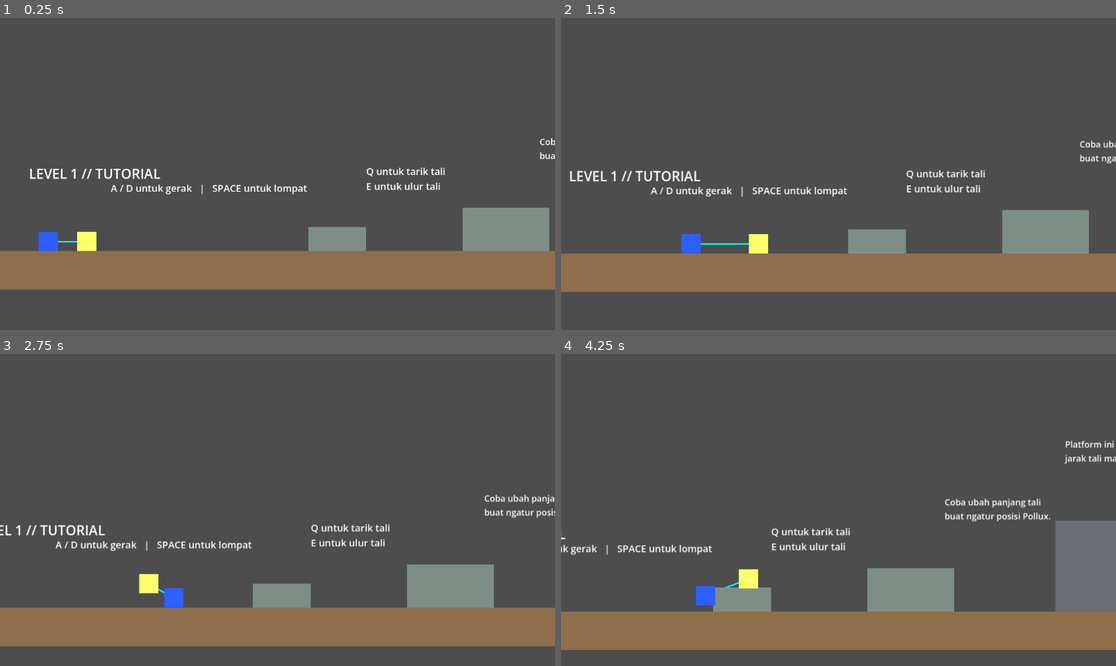
Above: before the commit, frames 1-4 (two rows, left to right).
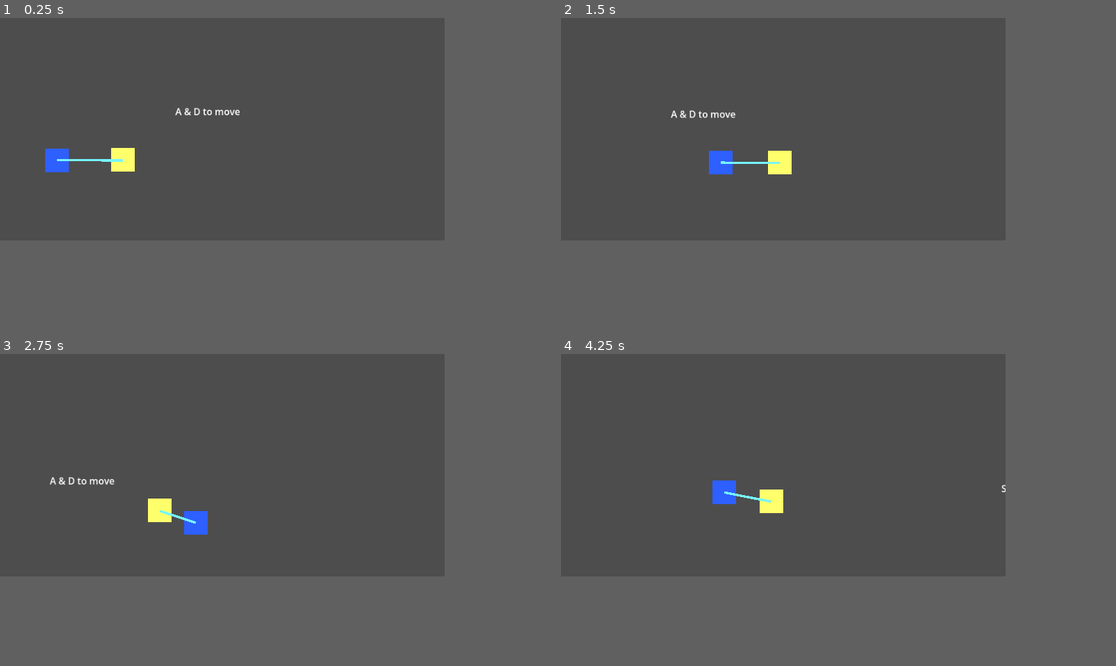
Above: after the commit, the same moments.

Repository: Bakwan-Company/Astro-Knot
Game: Godot game, scene res://levels/level_1_tutorial/Level1Tutorial.tscn
Two runs of this game, one before a commit and one after it. Both use one fixed random seed, a clock stepped at 60 frames per second and the inputs below.
Inputs:
- Up to frame 1 (0.25 s): no input
- Up to frame 2 (1.5 s): hold D (move_right) from 0.53 s (still down); tap Space (jump) at 0.6, 0.77, 1.07 s; tap F (interact) at 1.35 s
- Up to frame 3 (2.75 s): tap Space (jump) at 1.52, 1.55, 1.82, 2.3 s; release D (move_right) at 2.03 s; hold A (move_left) from 2.03 s (still down); hold Q (reel_in) from 2.03 s (still down)
- Up to frame 4 (4.25 s): release A (move_left) at 2.78 s; release Q (reel_in) at 2.78 s; hold D (move_right) from 2.78 s (still down); tap E (reel_out) at 2.85 s; tap Space (jump) at 3.02, 3.05, 3.32, 3.6, 3.77, 4.07 s
In our replay, the window is 799x449 before the commit and 640x320 after it. These sizes can differ from the game's own. Grey fills any space a smaller window leaves; there, only what the larger window draws over its background counts as a difference.

The runs differ from the first frame. In frame 1, 18% of the frame differs, in the area x 0-100%, y 28-88%; in frame 2, 18%; in frame 3, 18%; in frame 4, 21%, in the area x 0-100%, y 27-95%.

Commit message:
added tutorial level prototype

Diff:
--- a/entities/castor/castor.gd
+++ b/entities/castor/castor.gd
@@ -1,6 +1,7 @@
 extends CharacterBody2D
 
 @export var speed: float = 300.0 # Sedikit lebih cepat biar enak narik Pollux
+@export var air_speed: float = 300.0
 @export var jump_velocity: float = -400.0
 @export var air_friction: float = 0.5 # Gesekan udara biar ayunan gak abadi (tapi tipis banget)
 @export var terminal_velocity: float = 1000.0 # Biar gak nembus lantai kalau jatuh kecepetan
@@ -24,7 +25,8 @@
 	var direction = Input.get_axis("move_left", "move_right")
 
 	if direction:
-		velocity.x = direction * speed
+		var target_speed = speed if is_on_floor() else air_speed
+		velocity.x = direction * target_speed
 	else:
 		# --- PERBAIKAN AYUNAN DI SINI ---
 		if is_on_floor():
--- a/levels/level_1_tutorial/Level1Tutorial.tscn
+++ b/levels/level_1_tutorial/Level1Tutorial.tscn
@@ -4,217 +4,142 @@
 [ext_resource type="PackedScene" uid="uid://d3rhk612sc0pl" path="res://entities/pollux/Pollux.tscn" id="2_pollux"]
 [ext_resource type="PackedScene" uid="uid://byqxydxhxv7q5" path="res://systems/rope_system/RopeManager.tscn" id="3_rope"]
 
-[sub_resource type="RectangleShape2D" id="RectangleShape2D_ground_start"]
-size = Vector2(1750, 80)
+[sub_resource type="RectangleShape2D" id="Rect_ground_start"]
+size = Vector2(4794, 64)
 
-[sub_resource type="RectangleShape2D" id="RectangleShape2D_bump_small"]
-size = Vector2(120, 50)
+[sub_resource type="RectangleShape2D" id="Rect_hull_ramp"]
+size = Vector2(415.51703, 64)
 
-[sub_resource type="RectangleShape2D" id="RectangleShape2D_bump_medium"]
-size = Vector2(180, 90)
+[sub_resource type="RectangleShape2D" id="Rect_cargo_wreck"]
+size = Vector2(224, 82)
 
-[sub_resource type="RectangleShape2D" id="RectangleShape2D_wall"]
-size = Vector2(220, 190)
+[sub_resource type="RectangleShape2D" id="RectangleShape2D_2iqd2"]
+size = Vector2(116, 150)
 
-[sub_resource type="RectangleShape2D" id="RectangleShape2D_ground_end"]
-size = Vector2(1952, 80)
+[sub_resource type="RectangleShape2D" id="RectangleShape2D_2bac6"]
+size = Vector2(224.75, 40.75)
 
-[sub_resource type="RectangleShape2D" id="RectangleShape2D_pillar_one"]
-size = Vector2(220, 180)
+[sub_resource type="RectangleShape2D" id="RectangleShape2D_nf5nx"]
+size = Vector2(376, 32)
 
-[sub_resource type="RectangleShape2D" id="RectangleShape2D_pillar_two"]
-size = Vector2(280, 320)
+[sub_resource type="RectangleShape2D" id="RectangleShape2D_6bo1y"]
+size = Vector2(719.5, 52.5)
 
-[node name="Level1Tutorial" type="Node2D" unique_id=800284154]
+[sub_resource type="RectangleShape2D" id="RectangleShape2D_b33lm"]
+size = Vector2(53.5, 322.5)
 
-[node name="GroundStart" type="StaticBody2D" parent="." unique_id=279650626]
-position = Vector2(875, 580)
+[node name="Level1Tutorial" type="Node2D" unique_id=1025983664]
 
-[node name="CollisionShape2D" type="CollisionShape2D" parent="GroundStart" unique_id=981072595]
-shape = SubResource("RectangleShape2D_ground_start")
+[node name="GroundStart" type="StaticBody2D" parent="." unique_id=734316376]
+position = Vector2(448, 245)
+scale = Vector2(0.5, 0.5)
 
-[node name="ColorRect" type="ColorRect" parent="GroundStart" unique_id=1222884346]
-offset_left = -875.0
-offset_top = -40.0
-offset_right = 875.0
-offset_bottom = 40.0
-color = Color(0.56078434, 0.43137255, 0.29803923, 1)
+[node name="CollisionShape2D" type="CollisionShape2D" parent="GroundStart" unique_id=207232223]
+position = Vector2(1501, 0)
+shape = SubResource("Rect_ground_start")
 
-[node name="BumpSmall" type="StaticBody2D" parent="." unique_id=1541268237]
-position = Vector2(700, 515)
+[node name="Ramp" type="StaticBody2D" parent="." unique_id=1148897626]
+position = Vector2(352, 213)
+scale = Vector2(0.5, 0.5)
 
-[node name="CollisionShape2D" type="CollisionShape2D" parent="BumpSmall" unique_id=200701392]
-shape = SubResource("RectangleShape2D_bump_small")
+[node name="CollisionShape2D" type="CollisionShape2D" parent="Ramp" unique_id=1124135194]
+position = Vector2(554, -10)
+rotation = -0.40142572
+shape = SubResource("Rect_hull_ramp")
 
-[node name="ColorRect" type="ColorRect" parent="BumpSmall" unique_id=1005393052]
-offset_left = -60.0
-offset_top = -25.0
-offset_right = 60.0
-offset_bottom = 25.0
-color = Color(0.49019608, 0.5568628, 0.5294118, 1)
+[node name="PlatformNoReel" type="StaticBody2D" parent="." unique_id=279174775]
+position = Vector2(934, 195)
+scale = Vector2(0.5, 0.5)
 
-[node name="BumpMedium" type="StaticBody2D" parent="." unique_id=1958785301]
-position = Vector2(1050, 495)
+[node name="CollisionShape2D" type="CollisionShape2D" parent="PlatformNoReel" unique_id=1521756620]
+position = Vector2(580, 27)
+shape = SubResource("Rect_cargo_wreck")
 
-[node name="CollisionShape2D" type="CollisionShape2D" parent="BumpMedium" unique_id=514225532]
-shape = SubResource("RectangleShape2D_bump_medium")
+[node name="CollisionPolygon2D" type="CollisionPolygon2D" parent="PlatformNoReel" unique_id=1039791823]
+position = Vector2(80, 56)
+polygon = PackedVector2Array(324, 12, 388, 12, 388, -70)
 
-[node name="ColorRect" type="ColorRect" parent="BumpMedium" unique_id=2098917511]
-offset_left = -90.0
-offset_top = -45.0
-offset_right = 90.0
-offset_bottom = 45.0
-color = Color(0.49019608, 0.5568628, 0.5294118, 1)
+[node name="Castor" parent="." unique_id=583974566 instance=ExtResource("1_castor")]
+position = Vector2(188, 188)
 
-[node name="TallWall" type="StaticBody2D" parent="." unique_id=1676110223]
-position = Vector2(1460, 430)
-
-[node name="CollisionShape2D" type="CollisionShape2D" parent="TallWall" unique_id=579916663]
-position = Vector2(0, 15)
-shape = SubResource("RectangleShape2D_wall")
-
-[node name="ColorRect" type="ColorRect" parent="TallWall" unique_id=290454428]
-offset_left = -110.0
-offset_top = -79.0
-offset_right = 110.0
-offset_bottom = 110.0
-color = Color(0.41568628, 0.42745098, 0.44313726, 1)
-
-[node name="GroundEnd" type="StaticBody2D" parent="." unique_id=1827557574]
-position = Vector2(3320, 580)
-
-[node name="CollisionShape2D" type="CollisionShape2D" parent="GroundEnd" unique_id=1581763079]
-position = Vector2(74, 0)
-shape = SubResource("RectangleShape2D_ground_end")
-
-[node name="ColorRect" type="ColorRect" parent="GroundEnd" unique_id=1989153960]
-offset_left = -902.0
-offset_top = -40.0
-offset_right = 1050.0
-offset_bottom = 40.0
-color = Color(0.56078434, 0.43137255, 0.29803923, 1)
-
-[node name="PillarOne" type="StaticBody2D" parent="." unique_id=858786901]
-position = Vector2(2890, 450)
-
-[node name="CollisionShape2D" type="CollisionShape2D" parent="PillarOne" unique_id=501056488]
-shape = SubResource("RectangleShape2D_pillar_one")
-
-[node name="ColorRect" type="ColorRect" parent="PillarOne" unique_id=1888975284]
-offset_left = -110.0
-offset_top = -90.0
-offset_right = 110.0
-offset_bottom = 90.0
-color = Color(0.41568628, 0.42745098, 0.44313726, 1)
-
-[node name="PillarTwo" type="StaticBody2D" parent="." unique_id=1015757450]
-position = Vector2(3480, 380)
-
-[node name="CollisionShape2D" type="CollisionShape2D" parent="PillarTwo" unique_id=2095975537]
-shape = SubResource("RectangleShape2D_pillar_two")
-
-[node name="ColorRect" type="ColorRect" parent="PillarTwo" unique_id=2138279241]
-offset_left = -140.0
-offset_top = -160.0
-offset_right = 140.0
-offset_bottom = 160.0
-color = Color(0.41568628, 0.42745098, 0.44313726, 1)
-
-[node name="GoalBeacon" type="Node2D" parent="." unique_id=1615903235]
-position = Vector2(4100, 430)
-
-[node name="ColorRect" type="ColorRect" parent="GoalBeacon" unique_id=1171250926]
-offset_left = -60.0
-offset_top = -110.0
-offset_right = 60.0
-offset_bottom = 110.0
-color = Color(0.3529412, 0.78039217, 0.5411765, 0.45)
-
-[node name="Castor" parent="." unique_id=960200625 instance=ExtResource("1_castor")]
-position = Vector2(160, 500)
-
-[node name="Camera2D" type="Camera2D" parent="Castor" unique_id=1743783001]
-position = Vector2(240, -120)
+[node name="Camera2D" type="Camera2D" parent="Castor" unique_id=1929636986]
+position = Vector2(80, -32)
+zoom = Vector2(0.85, 0.85)
 limit_left = 0
-limit_top = 0
-limit_right = 4300
-limit_bottom = 900
+limit_top = -108
+limit_right = 4369
+limit_bottom = 480
 position_smoothing_enabled = true
 
-[node name="Pollux" parent="." unique_id=1033228459 instance=ExtResource("2_pollux")]
-position = Vector2(80, 500)
+[node name="Pollux" parent="." unique_id=990800502 instance=ExtResource("2_pollux")]
+position = Vector2(32, 192)
 
-[node name="RopeManager" parent="." unique_id=902987426 node_paths=PackedStringArray("castor", "pollux") instance=ExtResource("3_rope")]
+[node name="RopeManager" parent="." unique_id=870553256 node_paths=PackedStringArray("castor", "pollux") instance=ExtResource("3_rope")]
 castor = NodePath("../Castor")
 pollux = NodePath("../Pollux")
-current_rope_length = 140.0
-max_rope_length = 560.0
+current_rope_length = 100.0
+min_rope_length = 64.0
+max_rope_length = 256.0
 
-[node name="Title" type="Label" parent="." unique_id=1766839120]
-offset_left = 60.0
-offset_top = 360.0
-offset_right = 420.0
-offset_bottom = 420.0
-theme_override_font_sizes/font_size = 28
-text = "LEVEL 1 // TUTORIAL"
+[node name="PlatformSuperjump" type="StaticBody2D" parent="." unique_id=663396460]
 
-[node name="ControlsMove" type="Label" parent="." unique_id=368984903]
-offset_left = 230.0
-offset_top = 395.0
-offset_right = 630.0
-offset_bottom = 470.0
-theme_override_font_sizes/font_size = 20
-text = "A / D untuk gerak   |   SPACE untuk lompat"
+[node name="CollisionShape2D" type="CollisionShape2D" parent="PlatformSuperjump" unique_id=1717384376]
+position = Vector2(2339, 154)
+shape = SubResource("RectangleShape2D_2iqd2")
 
-[node name="ControlsRope" type="Label" parent="." unique_id=1086193321]
-offset_left = 760.0
-offset_top = 360.0
-offset_right = 1120.0
-offset_bottom = 460.0
-theme_override_font_sizes/font_size = 20
-text = "Q untuk tarik tali
-E untuk ulur tali"
+[node name="PlatformReelIn" type="StaticBody2D" parent="." unique_id=1021775778]
 
-[node name="HintShorten" type="Label" parent="." unique_id=517817603]
-offset_left = 1120.0
-offset_top = 300.0
-offset_right = 1430.0
-offset_bottom = 420.0
-theme_override_font_sizes/font_size = 18
-text = "Coba ubah panjang tali
-buat ngatur posisi Pollux."
+[node name="CollisionShape2D" type="CollisionShape2D" parent="PlatformReelIn" unique_id=229328527]
+position = Vector2(1780, 209)
+shape = SubResource("RectangleShape2D_2bac6")
 
-[node name="HintMaxReach" type="Label" parent="." unique_id=1051873857]
-offset_left = 1370.0
-offset_top = 180.0
-offset_right = 1700.0
-offset_bottom = 320.0
-theme_override_font_sizes/font_size = 18
-text = "Platform ini buat ngetes
-jarak tali maksimum."
+[node name="GroundHigh" type="StaticBody2D" parent="." unique_id=1545195164]
 
-[node name="GapHint" type="Label" parent="." unique_id=1053359716]
-offset_left = 1800.0
-offset_top = 390.0
-offset_right = 2180.0
-offset_bottom = 490.0
-theme_override_font_sizes/font_size = 22
-text = "Atur posisi Pollux buat bantu
-Castor nyeberangin lobang."
+[node name="CollisionShape2D" type="CollisionShape2D" parent="GroundHigh" unique_id=36673935]
+position = Vector2(2585, 95)
+shape = SubResource("RectangleShape2D_nf5nx")
 
-[node name="SwingHint" type="Label" parent="." unique_id=1230305994]
-offset_left = 2850.0
-offset_top = 240.0
-offset_right = 3320.0
-offset_bottom = 330.0
-theme_override_font_sizes/font_size = 20
-text = "Bangun momentum dulu,
-lalu ayun ke platform tinggi."
+[node name="GroundHigh2" type="StaticBody2D" parent="." unique_id=1313624906]
 
-[node name="GoalText" type="Label" parent="." unique_id=612447586]
-offset_left = 4020.0
-offset_top = 280.0
-offset_right = 4260.0
-offset_bottom = 340.0
-theme_override_font_sizes/font_size = 24
-text = "GOAL"
+[node name="CollisionShape2D" type="CollisionShape2D" parent="GroundHigh2" unique_id=1706381347]
+position = Vector2(3479.75, 230)
+shape = SubResource("RectangleShape2D_6bo1y")
+
+[node name="CollisionShape2D2" type="CollisionShape2D" parent="GroundHigh2" unique_id=1765275598]
+position = Vector2(3147, 418)
+shape = SubResource("RectangleShape2D_b33lm")
+
+[node name="ADLabel" type="Label" parent="." unique_id=184378664]
+offset_left = 297.0
+offset_top = 115.0
+offset_right = 404.0
+offset_bottom = 138.0
+text = "A & D to move"
+
+[node name="JumpLabel" type="Label" parent="." unique_id=1424746334]
+offset_left = 1166.0
+offset_top = 115.0
+offset_right = 1276.0
+offset_bottom = 138.0
+text = "Space to jump"
+
+[node name="ReelInLabel" type="Label" parent="." unique_id=1494390757]
+offset_left = 1722.0
+offset_top = 141.0
+offset_right = 1840.0
+offset_bottom = 164.0
+text = "Q to pull Pollux"
+
+[node name="SuperJumpLabel" type="Label" parent="." unique_id=1160963061]
+offset_left = 2038.0
+offset_top = 4.0
+offset_right = 2363.0
+offset_bottom = 27.0
+text = "E while on top of Pollux to reach high area"
+
+[node name="SwingHintLabel" type="Label" parent="." unique_id=510696730]
+offset_left = 2655.0
+offset_top = 2.0
+offset_right = 2990.0
+offset_bottom = 25.0
+text = "Hint: You can move while hanging in the air"
--- a/project.godot
+++ b/project.godot
@@ -14,6 +14,13 @@
 run/main_scene="res://levels/level_1_tutorial/Level1Tutorial.tscn"
 config/features=PackedStringArray("4.6", "GL Compatibility")
 config/icon="res://icon.svg"
+
+[display]
+
+window/size/viewport_width=640
+window/size/viewport_height=320
+window/size/resizable=false
+window/stretch/mode="canvas_items"
 
 [input]
 
--- a/systems/rope_system/RopeManager.tscn
+++ b/systems/rope_system/RopeManager.tscn
@@ -7,6 +7,6 @@
 ledge_pull_up_velocity = 300.0
 
 [node name="HardlightVisual" type="Line2D" parent="." unique_id=72797104]
-z_index = -1
-width = 3.0
-default_color = Color(0, 1, 1, 1)
+z_index = 20
+width = 4.0
+default_color = Color(0.45882353, 0.9607843, 1, 1)
--- a/systems/rope_system/rope_manager.gd
+++ b/systems/rope_system/rope_manager.gd
@@ -20,6 +20,8 @@
 @export var blocked_rope_error_threshold: float = 12.0
 @export var blocked_castor_pull_factor: float = 0.35
 @export var blocked_castor_pull_max: float = 6.0
+
+@export var castor_swing_control_accel: float = 900.0
 
 func is_body_grounded(body: Node) -> bool:
 	if not body:
@@ -142,15 +144,25 @@
 
 	pollux.linear_velocity += apply_vel
 
-func apply_pollux_anchor_constraint(dir: Vector2, error: float) -> void:
+func apply_pollux_anchor_constraint(dir: Vector2, error: float, delta: float) -> void:
 	# Pollux anchored means Castor becomes the pendulum body.
 	var pos_correction = clamp(error, -5.0, 5.0)
 	castor.global_position += dir * pos_correction
 
 	# Recompute the rope direction after the position correction.
 	dir = castor.global_position.direction_to(pollux.global_position)
-	var tangent = dir.orthogonal()
+	var tangent = dir.orthogonal().normalized()
 	var swing_speed = castor.velocity.dot(tangent)
+	var input_dir := Input.get_axis("move_left", "move_right")
+	var tangent_input = Vector2(input_dir, 0.0).dot(tangent)
+	var base_air_control_speed = castor.speed
+	var castor_air_speed = castor.get("air_speed")
+	if typeof(castor_air_speed) == TYPE_FLOAT or typeof(castor_air_speed) == TYPE_INT:
+		base_air_control_speed = max(base_air_control_speed, float(castor_air_speed))
+
+	var target_swing_speed = tangent_input * base_air_control_speed
+	swing_speed = move_toward(swing_speed, target_swing_speed, castor_swing_control_accel * delta)
+
 	castor.velocity = tangent * swing_speed
 
 func apply_free_constraint(dir: Vector2, error: float) -> void:
@@ -211,7 +223,7 @@
 	if anchor_flags.is_castor_anchored:
 		apply_castor_anchor_constraint(dir, error, anchor_flags.is_pollux_anchored, delta)
 	elif anchor_flags.is_pollux_anchored:
-		apply_pollux_anchor_constraint(dir, error)
+		apply_pollux_anchor_constraint(dir, error, delta)
 	else:
 		apply_free_constraint(dir, error)
 
